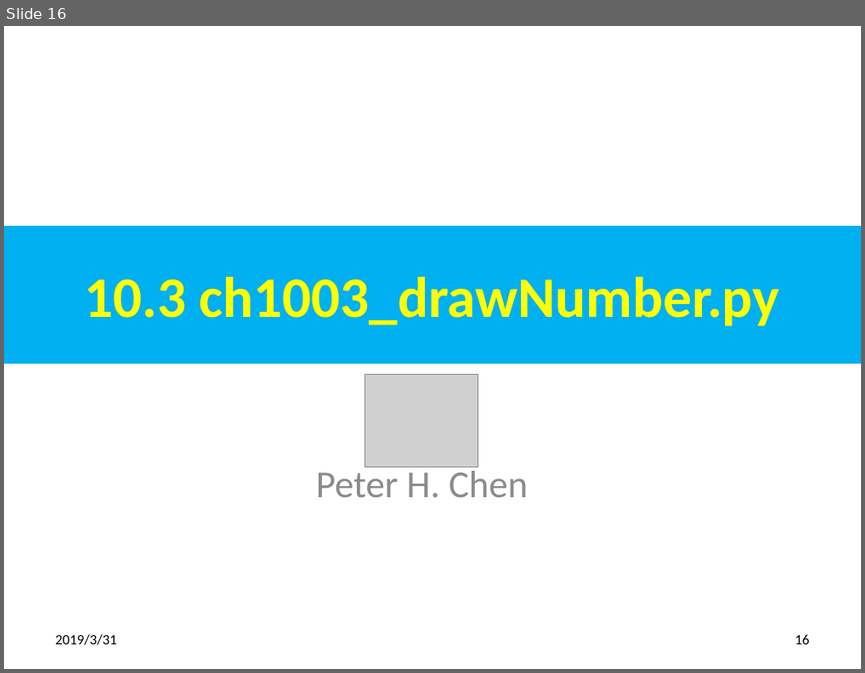
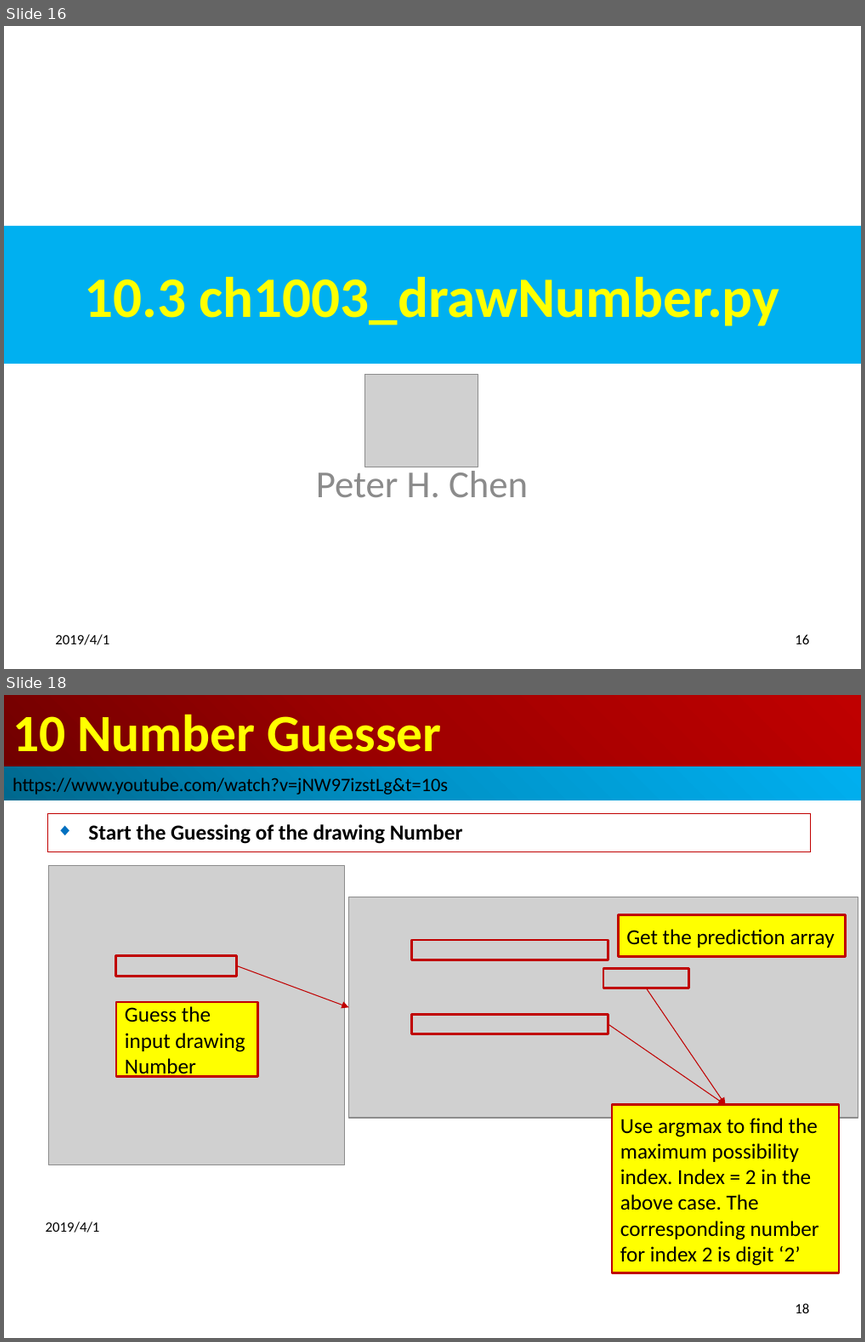
Before and after one commit to peterhchen/100-TensorFlow-DeepLearning-Basic, a slide deck: ch10_DataModel/ch10_Proj_Number-Guesser/ch10_Number_Guesser.pptx. Shown one above the other, each under a label of ours: slide 16 before the commit, slides 16 and 18 after it; the slides between them are not shown. The pictures are 865x673 and 865x1342 pixels, drawn with LibreOffice and Linux fonts; fonts in the diff are those of the drawing; grey boxes stand for pictures. Boxes give left, top, right and bottom in pixels: in the first picture for what was removed or moved away, otherwise in the second. Text is boxed around its words. In the diff, an @@ line names an element or a change of style, - is before the commit and + after.

Commit message:
Draw number prediction

```diff
--- a/ch10_DataModel/ch10_Proj_Number-Guesser/ch10_Number_Guesser.pptx
+++ b/ch10_DataModel/ch10_Proj_Number-Guesser/ch10_Number_Guesser.pptx
@@ slide 18 added at [4,695,861,1338], background #FFFFFF @@
@@ title added at [4,695,861,767], fill gradient #720000 to #A20000 to #C00000, 44 pt, text #FFFF00, bold @@
+10 Number Guesser
@@ rectangle added at [4,767,861,800], fill gradient #00688E to #0094CA to #00B0F0, 16 pt, text #000000 @@
+https://www.youtube.com/watch?v=jNW97izstLg&t=10s
@@ subtitle added at [47,814,811,852], outline #C00000 0.75 pt, 18 pt, text #000000, bold @@
+◆ Start the Guessing of the drawing Number
@@ picture added at [48,866,344,1164] @@
@@ picture added at [348,897,857,1117] @@
@@ rectangle added at [619,915,846,956], fill #FFFF00, outline #C00000 2 pt, 18 pt, text #000000 @@
+Get the prediction array
@@ rectangle added at [412,940,608,959], outline #C00000 2 pt @@
@@ rectangle added at [116,955,237,976], outline #C00000 2 pt @@
@@ arrow added from (236, 966) to (348, 1007), #C00000 0.75 pt @@
@@ rectangle added at [603,969,688,988], outline #C00000 2 pt @@
@@ arrow added from (646, 988) to (726, 1105), #C00000 0.75 pt @@
@@ rectangle added at [116,1002,257,1077], fill #FFFF00, outline #C00000 2 pt, 18 pt, text #000000 @@
+Guess the input drawing Number
@@ rectangle added at [412,1014,608,1033], outline #C00000 2 pt @@
@@ arrow added from (608, 1024) to (726, 1105), #C00000 0.75 pt @@
@@ rectangle added at [612,1105,839,1272], fill #FFFF00, outline #C00000 2 pt, 18 pt, text #000000 @@
+Use argmax to find the maximum possibility index. Index = 2 in the above case. The corresponding number for index 2 is digit ‘2’
@@ text added at [46,1221,100,1232], 12 pt, text #000000 @@
+2019/4/1
@@ page number added at [794,1303,809,1313], 12 pt, text #000000 @@
+18
@@ slide 16 changed as well @@
@@ text at [55,634,109,645]: text changed @@
-2019/3/31
+2019/4/1
```
Also in this commit, not shown: 24 other slides changed, 1 other slide added.
